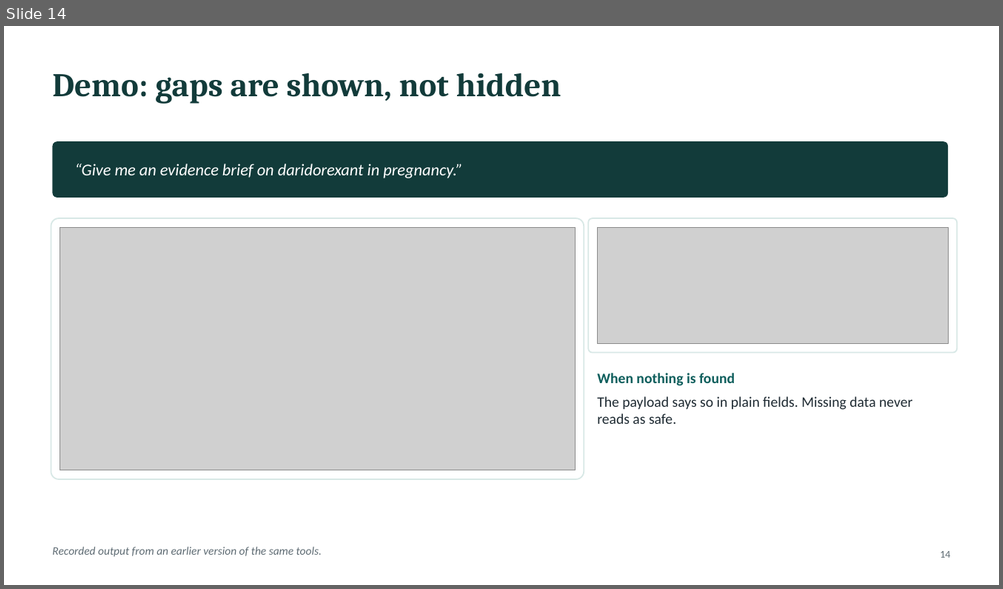
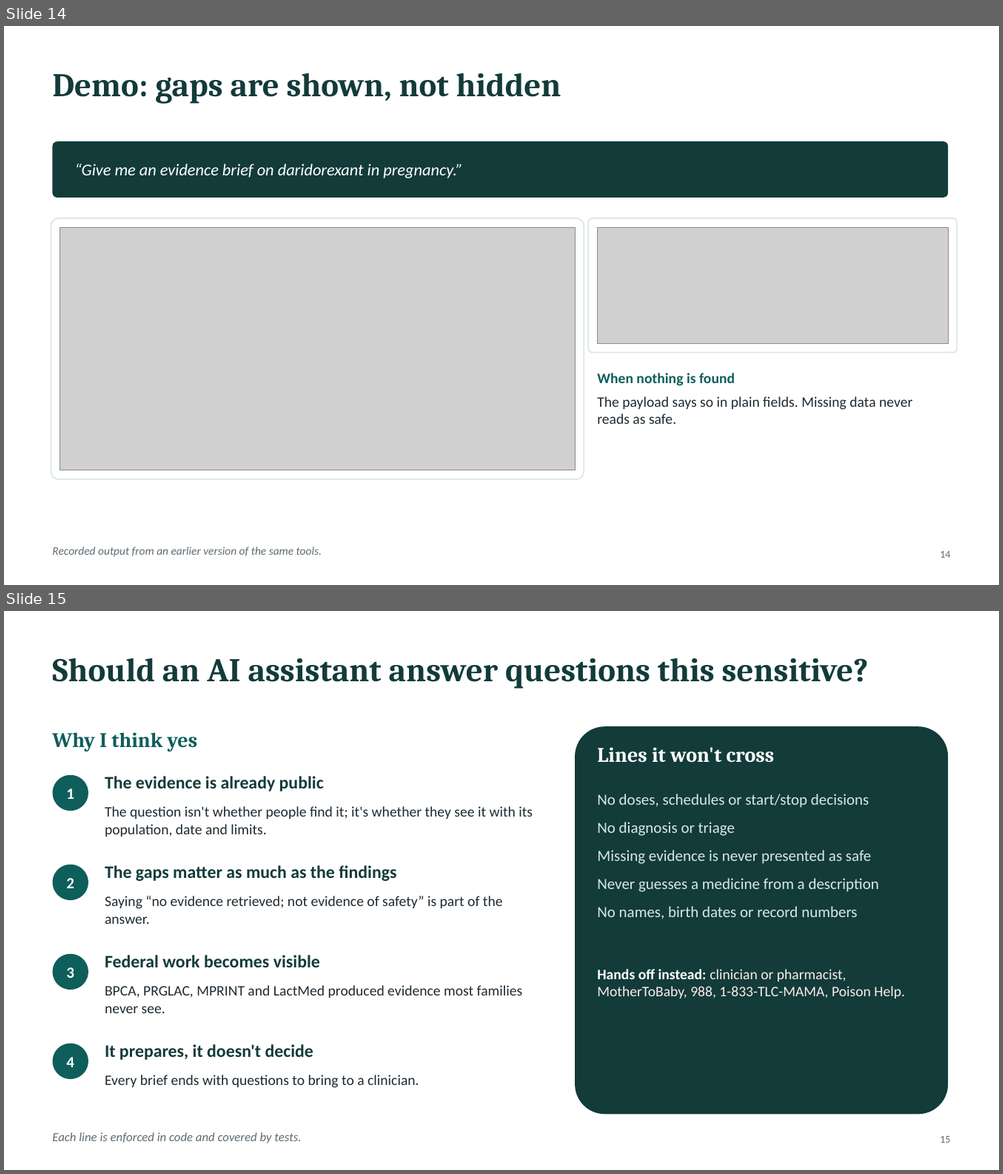
Before and after one commit to gpiat333/Parent-Child-Pharmacology-MCP, a slide deck: presentation/Parent-child Pharmacology MCP — Hackathon deck v6.pptx. Shown one above the other, each under a label of ours: slide 14 before the commit, slides 14 and 15 after it. The pictures are 1003x589 and 1003x1174 pixels, drawn with LibreOffice and Linux fonts; fonts in the diff are those of the drawing; grey boxes stand for pictures. Boxes give left, top, right and bottom in pixels: in the first picture for what was removed or moved away, otherwise in the second. Text is boxed around its words. In the diff, an @@ line names an element or a change of style, - is before the commit and + after.

```diff
--- a/presentation/Parent-child Pharmacology MCP — Hackathon deck v6.pptx
+++ b/presentation/Parent-child Pharmacology MCP — Hackathon deck v6.pptx
@@ slide 15 added at (4,611,999,1170), background #FFFFFF @@
@@ text added at (52,658,868,689), 32 pt, text #123B3A, bold @@
+Should an AI assistant answer questions this sensitive?
@@ text added at (52,732,198,752), 20 pt, text #0E5E5C, bold @@
+Why I think yes
@@ rounded rectangle added at (575,726,948,1115), fill #123B3A @@
@@ text added at (597,747,774,763), 20 pt, text #FFFFFF, bold @@
+Lines it won't cross
@@ ellipse added at (53,775,88,811), fill #0E5E5C, 15 pt, text #FFFFFF, bold @@
+1
@@ text added at (105,776,324,792), 17 pt, text #123B3A, bold @@
+The evidence is already public
@@ text added at (105,806,532,837), 14 pt, text #1E2A32 @@
+The question isn't whether people find it; it's whether they see it with its population, date and limits.
@@ text added at (597,794,879,920), 15 pt, text #D8E8E6 @@
+No doses, schedules or start/stop decisions
+No diagnosis or triage
+Missing evidence is never presented as safe
+Never guesses a medicine from a description
+No names, birth dates or record numbers
@@ ellipse added at (53,865,88,900), fill #0E5E5C, 15 pt, text #FFFFFF, bold @@
+2
@@ text added at (105,866,396,881), 17 pt, text #123B3A, bold @@
+The gaps matter as much as the findings
@@ text added at (105,896,503,924), 14 pt, text #1E2A32 @@
+Saying “no evidence retrieved; not evidence of safety” is part of the answer.
@@ ellipse added at (53,954,88,990), fill #0E5E5C, 15 pt, text #FFFFFF, bold @@
+3
@@ text added at (105,955,320,968), 17 pt, text #123B3A, bold @@
+Federal work becomes visible
@@ text added at (105,985,523,1014), 14 pt, text #1E2A32 @@
+BPCA, PRGLAC, MPRINT and LactMed produced evidence most families never see.
@@ text added at (597,969,905,999), 14 pt, text #FBECE8 @@
+Hands off instead: clinician or pharmacist, MotherToBaby, 988, 1-833-TLC-MAMA, Poison Help.
@@ ellipse added at (53,1044,88,1079), fill #0E5E5C, 15 pt, text #FFFFFF, bold @@
+4
@@ text added at (105,1045,313,1060), 17 pt, text #123B3A, bold @@
+It prepares, it doesn't decide
@@ text added at (105,1075,419,1088), 14 pt, text #1E2A32 @@
+Every brief ends with questions to bring to a clinician.
@@ text added at (52,1133,301,1144), 12 pt, text #5E6B73, italic @@
+Each line is enforced in code and covered by tests.
@@ text added at (939,1136,950,1143), 10 pt, text #5E6B73 @@
+15
```
Also in this commit, not shown: 16 slides changed, 3 other files.
